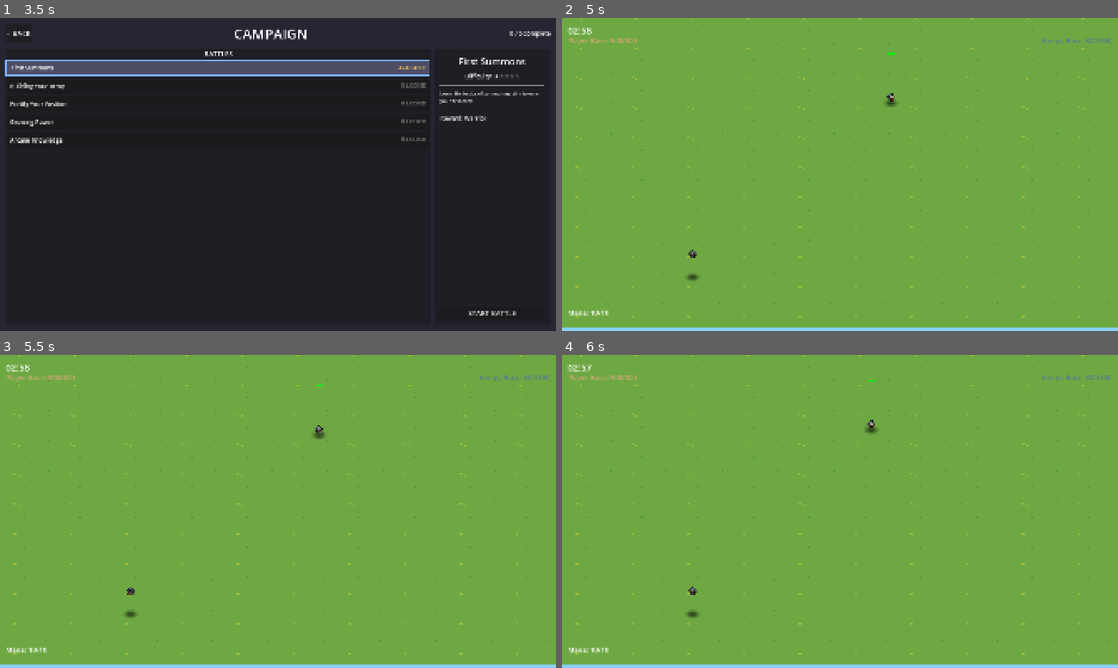
Above: before the commit, frames 1-4 (two rows, left to right).
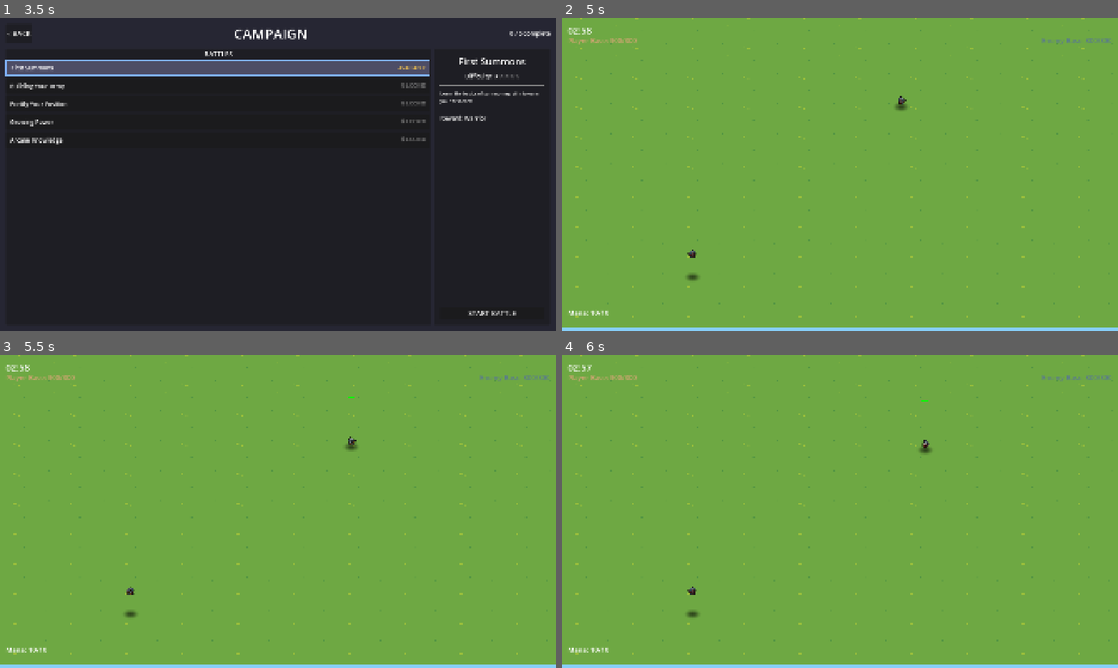
Above: after the commit, the same moments.

Repository: amari-charles/project-summoner
Game: Godot game, scene res://scenes/ui/main_menu.tscn
Same seed, same stepped clock (60 frames per second), same inputs: the game is played once before the commit and once after it.
Inputs (mouse positions are in pixels of both pictures, inside the frame that each line leads up to):
- Up to frame 1 (3.5 s): click "PLAY" at 0.5 s; click "SELECT" at 1.25 s; click "CHOOSE WARRIOR" at 2 s; click (216, 68) at 2.75 s
- Up to frame 2 (5 s): click "START BATTLE" at 3.5 s; tap Enter at 4.25 s; drag from (840, 299) to (895, 105) at 4.27 s
- Up to frame 3 (5.5 s): drag from (166, 527) to (250, 574) at 5.02 s
- Up to frame 4 (6 s): move the mouse to (895, 442) at 5.77 s; tap 1 at 5.85 s; click (895, 442) at 5.92 s

Frame 1 is identical in both runs. In frame 2, 0.2% of the frame differs, in the area x 22-63%, y 11-77%; in frame 3, 0.2%, in the area x 22-65%, y 9-77%; in frame 4, 0.2%.

Commit message:
Change battlefield orientation from forward/back to left/right
Updated all base/summoner positions from Z-axis to X-axis:
- Player side: LEFT (X=-103, Z=0)
- Enemy side: RIGHT (X=103, Z=0)

Changes across all files:
1. base_battlefield_3d.tscn: spawn markers moved to X-axis
2. test_battle_vfx.tscn: bases/summoners moved to X-axis
3. campaign_battle_3d.tscn: bases/summoners moved to X-axis
4. base_battlefield_3d.gd: spawn positions updated to X-axis

Battlefield is now horizontal (left vs right) instead of
depth-based (near vs far), matching the intended layout.

🤖 Generated with [Claude Code](https://claude.com/claude-code)

Co-Authored-By: Claude <noreply@anthropic.com>

Diff:
--- a/scenes/battlefield/base_battlefield_3d.tscn
+++ b/scenes/battlefield/base_battlefield_3d.tscn
@@ -48,7 +48,7 @@
 [node name="EffectsLayer" type="Node3D" parent="."]
 
 [node name="PlayerSpawnMarker" type="Marker3D" parent="."]
-transform = Transform3D(1, 0, 0, 0, 1, 0, 0, 0, 1, 0, 0, -58)
+transform = Transform3D(1, 0, 0, 0, 1, 0, 0, 0, 1, -103, 0, 0)
 
 [node name="EnemySpawnMarker" type="Marker3D" parent="."]
-transform = Transform3D(1, 0, 0, 0, 1, 0, 0, 0, 1, 0, 0, 58)
+transform = Transform3D(1, 0, 0, 0, 1, 0, 0, 0, 1, 103, 0, 0)
--- a/scenes/battlefield/campaign_battle_3d.tscn
+++ b/scenes/battlefield/campaign_battle_3d.tscn
@@ -14,22 +14,22 @@
 [node name="BaseBattlefield3D" parent="." instance=ExtResource("1_battlefield")]
 
 [node name="PlayerSummoner" type="Node3D" parent="." groups=["player_summoners", "summoners"]]
-transform = Transform3D(1, 0, 0, 0, 1, 0, 0, 0, 1, 0, 1, -58)
+transform = Transform3D(1, 0, 0, 0, 1, 0, 0, 0, 1, -103, 1, 0)
 script = ExtResource("3_summoner")
 team = 0
 load_deck_from_profile = true
 
 [node name="EnemySummoner" type="Node3D" parent="." groups=["enemy_summoners", "summoners"]]
-transform = Transform3D(1, 0, 0, 0, 1, 0, 0, 0, 1, 0, 1, 58)
+transform = Transform3D(1, 0, 0, 0, 1, 0, 0, 0, 1, 103, 1, 0)
 script = ExtResource("3_summoner")
 team = 1
 load_enemy_deck_from_campaign = true
 
 [node name="PlayerBase3D" parent="." instance=ExtResource("4_player_base")]
-transform = Transform3D(1, 0, 0, 0, 1, 0, 0, 0, 1, 0, 2, -58)
+transform = Transform3D(1, 0, 0, 0, 1, 0, 0, 0, 1, -103, 2, 0)
 
 [node name="EnemyBase3D" parent="." instance=ExtResource("5_enemy_base")]
-transform = Transform3D(1, 0, 0, 0, 1, 0, 0, 0, 1, 0, 2, 58)
+transform = Transform3D(1, 0, 0, 0, 1, 0, 0, 0, 1, 103, 2, 0)
 
 [node name="UI" type="CanvasLayer" parent="."]
 
--- a/scenes/battlefield/test_battle_vfx.tscn
+++ b/scenes/battlefield/test_battle_vfx.tscn
@@ -14,19 +14,19 @@
 [node name="BaseBattlefield3D" parent="." instance=ExtResource("1_battlefield")]
 
 [node name="PlayerSummoner" type="Node3D" parent="." groups=["player_summoners", "summoners"]]
-transform = Transform3D(1, 0, 0, 0, 1, 0, 0, 0, 1, 0, 1, -58)
+transform = Transform3D(1, 0, 0, 0, 1, 0, 0, 0, 1, -103, 1, 0)
 script = ExtResource("3_summoner")
 
 [node name="EnemySummoner" type="Node3D" parent="." groups=["enemy_summoners", "summoners"]]
-transform = Transform3D(1, 0, 0, 0, 1, 0, 0, 0, 1, 0, 1, 58)
+transform = Transform3D(1, 0, 0, 0, 1, 0, 0, 0, 1, 103, 1, 0)
 script = ExtResource("3_summoner")
 team = 1
 
 [node name="PlayerBase3D" parent="." instance=ExtResource("4_player_base")]
-transform = Transform3D(1, 0, 0, 0, 1, 0, 0, 0, 1, 0, 2, -58)
+transform = Transform3D(1, 0, 0, 0, 1, 0, 0, 0, 1, -103, 2, 0)
 
 [node name="EnemyBase3D" parent="." instance=ExtResource("5_enemy_base")]
-transform = Transform3D(1, 0, 0, 0, 1, 0, 0, 0, 1, 0, 2, 58)
+transform = Transform3D(1, 0, 0, 0, 1, 0, 0, 0, 1, 103, 2, 0)
 
 [node name="UI" type="CanvasLayer" parent="."]
 
--- a/scripts/battlefield/base_battlefield_3d.gd
+++ b/scripts/battlefield/base_battlefield_3d.gd
@@ -16,8 +16,8 @@
 
 # Battlefield layout
 @export_group("Layout")
-@export var player_spawn_position: Vector3 = Vector3(0, 0, -58)
-@export var enemy_spawn_position: Vector3 = Vector3(0, 0, 58)
+@export var player_spawn_position: Vector3 = Vector3(-103, 0, 0)
+@export var enemy_spawn_position: Vector3 = Vector3(103, 0, 0)
 
 @onready var world_environment: WorldEnvironment = $WorldEnvironment
 @onready var camera: Camera3D = $Camera3D
